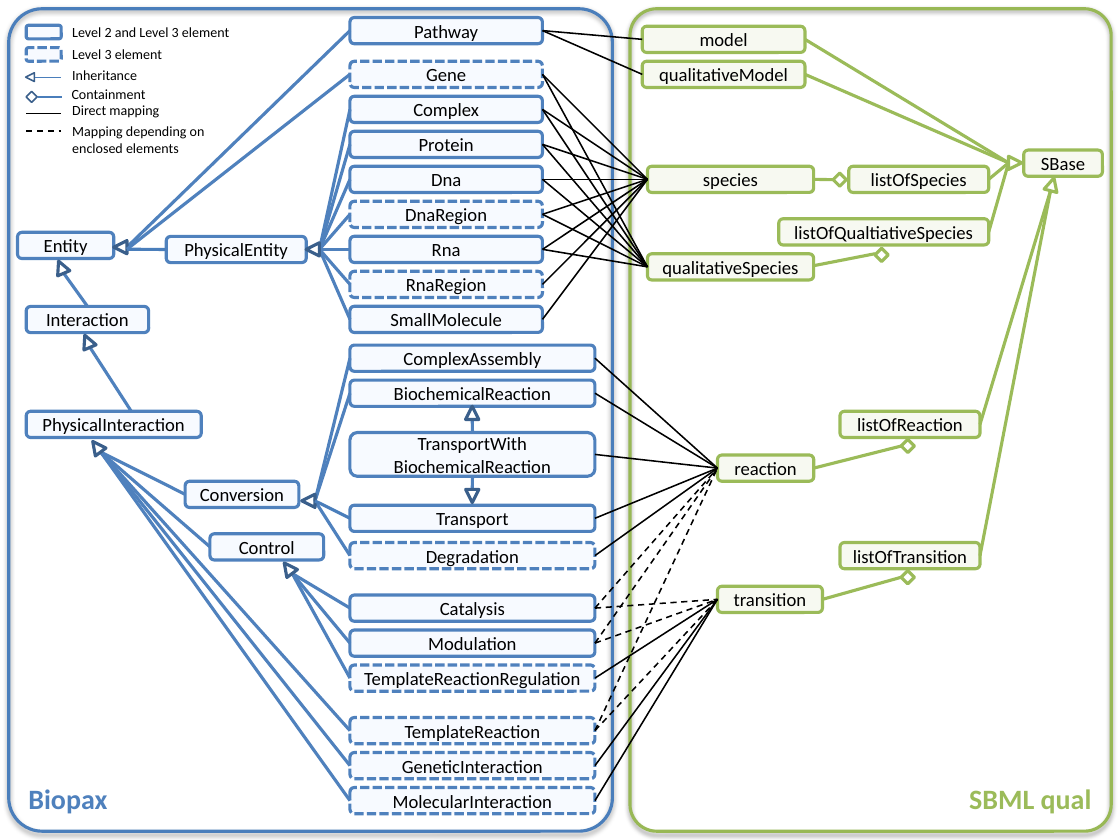
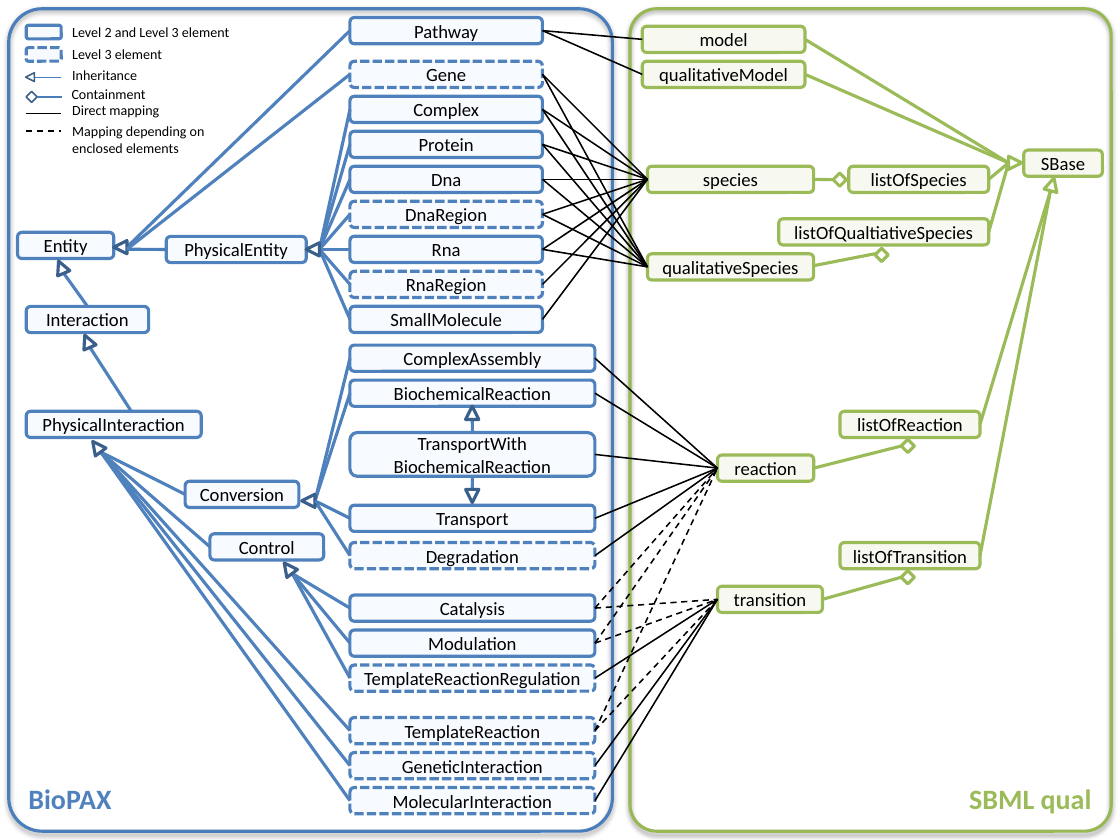
Before and after one commit to draeger-lab/KEGGtranslator, a slide deck: slide 2 of doc/publications/2012-04_CMSB2012/figures/Conversion.pptx. Drawn at 1120x840 pixels with LibreOffice and Linux fonts; fonts in the diff are those of the drawing. Boxes give left, top, right and bottom in pixels: in the first picture for what was removed or moved away, otherwise in the second. Text is boxed around its words. In the diff, an @@ line names an element or a change of style, - is before the commit and + after.

```diff
--- a/doc/publications/2012-04_CMSB2012/figures/Conversion.pptx
+++ b/doc/publications/2012-04_CMSB2012/figures/Conversion.pptx
@@ text at box(28, 789, 111, 809): text changed @@
-Biopax
+BioPAX
```
Also in this commit, not shown: 1 other slide changed, 2 other files.
